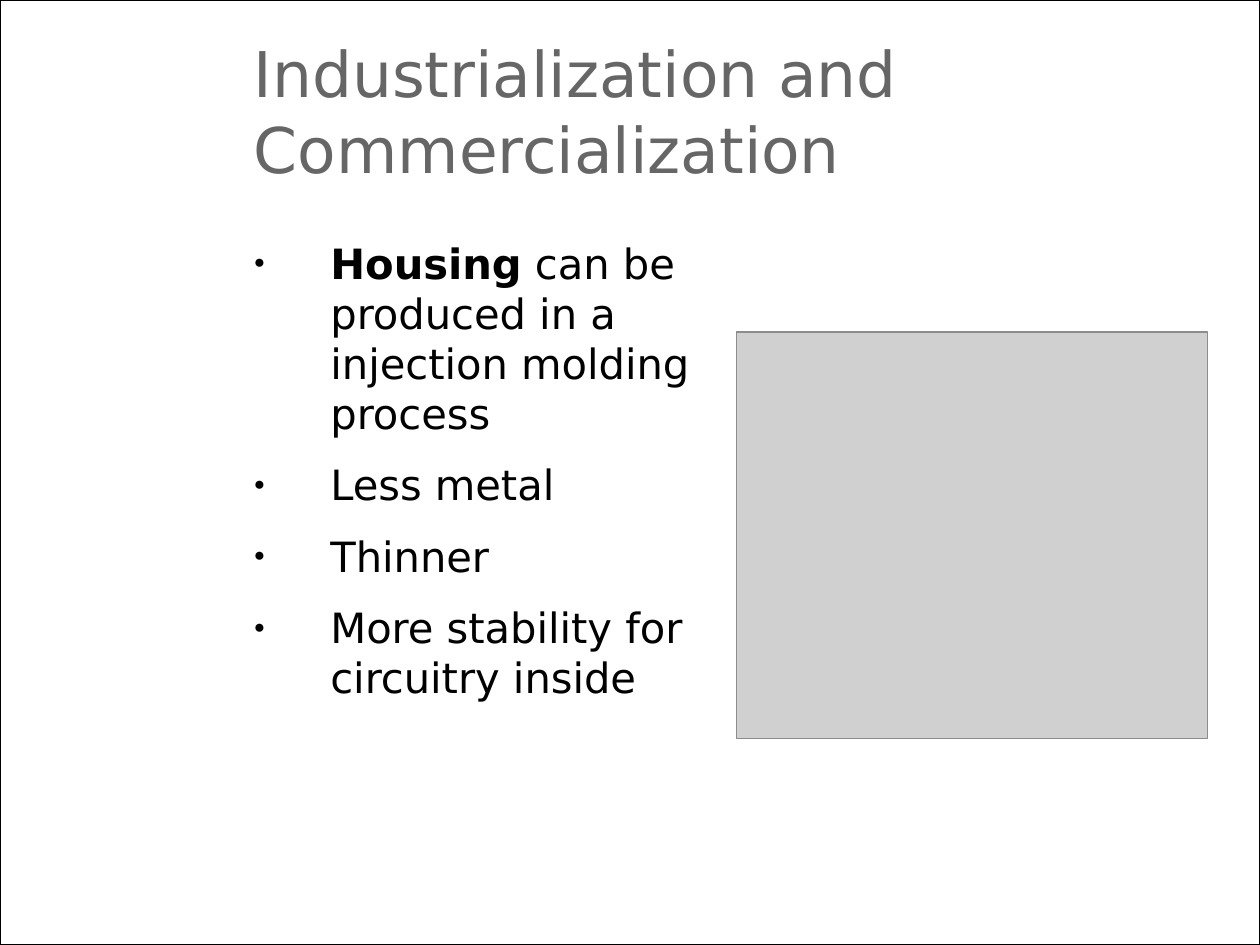
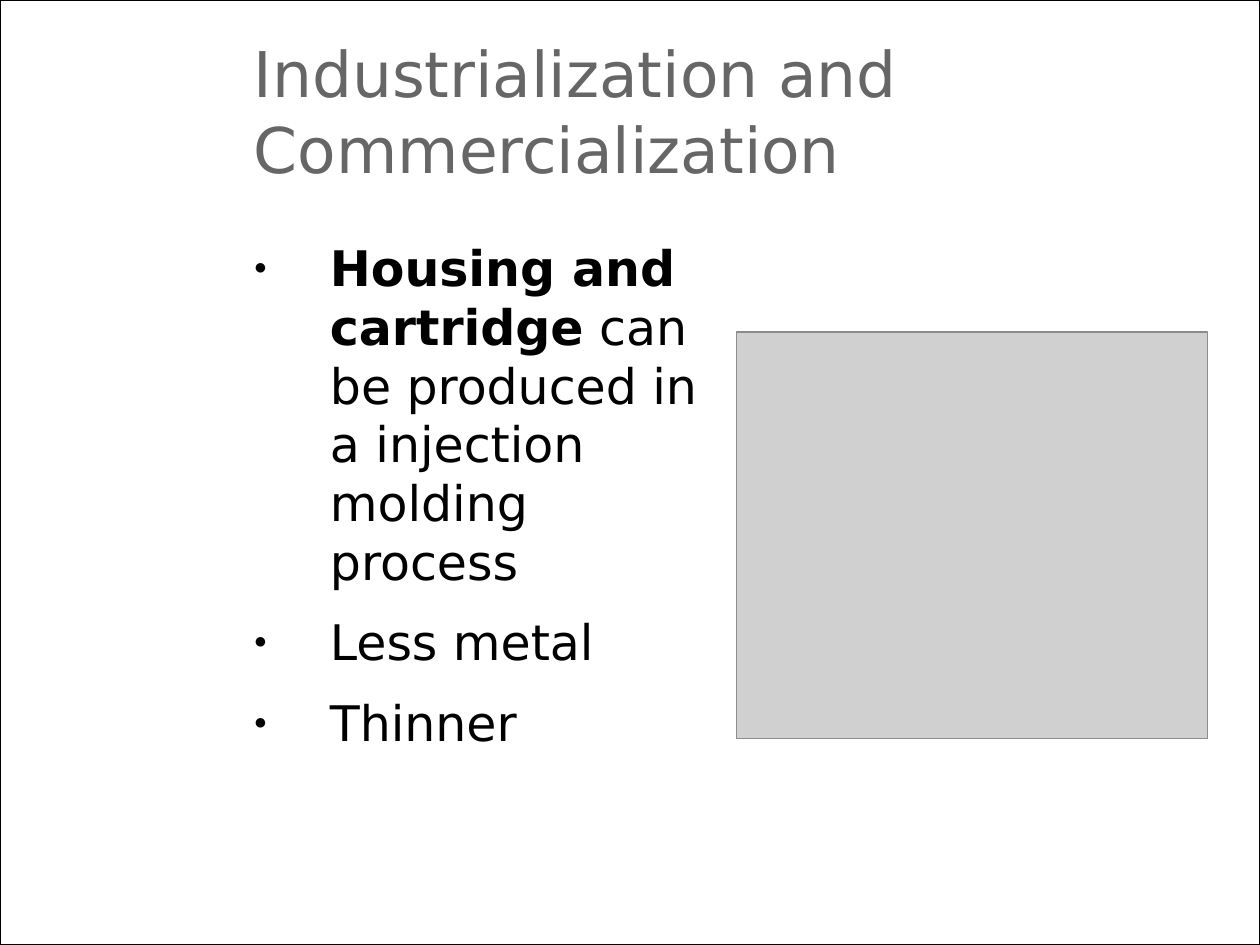
Before and after one commit to m3x1m0m/UppSense, a slide deck: slide 10 of docs/presentations/translational_pitch.ppt (slide 8 before the commit). Drawn at 1260x945 pixels with LibreOffice and Linux fonts; fonts in the diff are those of the drawing; grey boxes stand for pictures; background and template pictures are left out. Boxes give left, top, right and bottom in pixels: in the first picture for what was removed or moved away, otherwise in the second. Text is boxed around its words. In the diff, an @@ line names an element or a change of style, - is before the commit and + after.

```diff
--- a/docs/presentations/translational_pitch.ppt
+++ b/docs/presentations/translational_pitch.ppt
@@ text at (330, 248, 697, 591): text changed; size 23.8 to 28 pt @@
-● Housing can be produced in a injection molding process
+● Housing and cartridge can be produced in a injection molding process
@@ text at (330, 611, 682, 702): paragraph removed @@
-● More stability for circuitry inside
@@ text at (330, 622, 594, 742): size 23.8 to 28 pt in "Less metal", "Thinner"; indent changed @@
```
Also in this commit, not shown: 7 other slides changed, 5 slides added, 3 slides removed, 8 other files.
